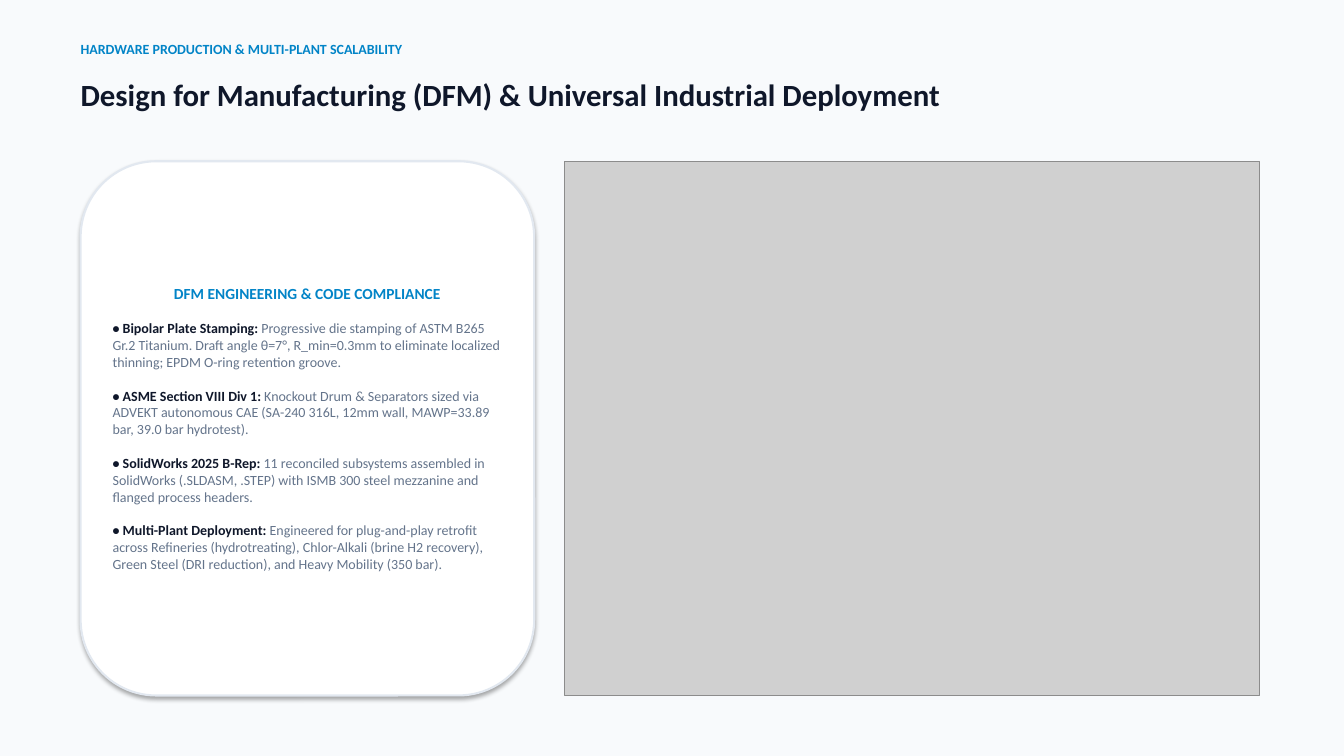
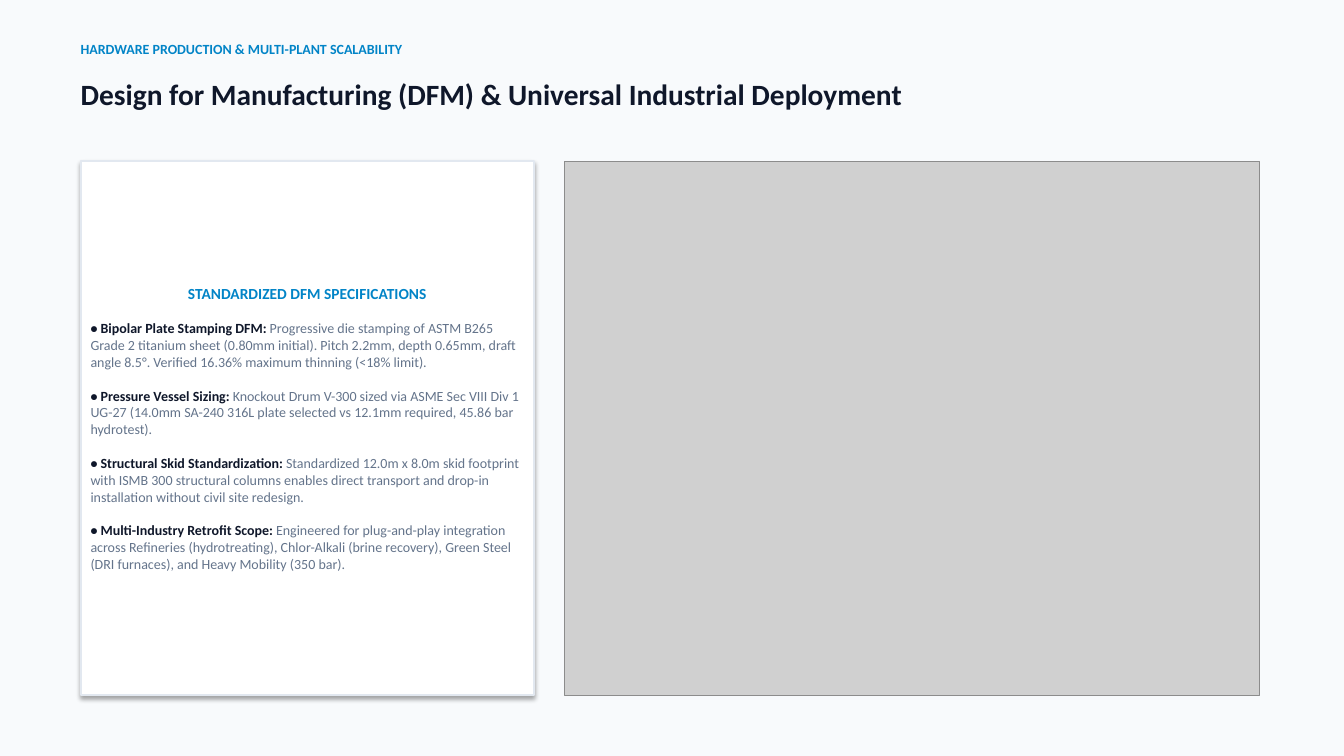
Before and after one commit to SourishSenapati/GreenH2-ML-DT-Revision, a slide deck: slide 13 of presentation/Green_Hydrogen_ML_Presentation.pptx (slide 12 before the commit). Drawn at 1344x756 pixels with LibreOffice and Linux fonts; fonts in the diff are those of the drawing; grey boxes stand for pictures. Boxes give left, top, right and bottom in pixels: in the first picture for what was removed or moved away, otherwise in the second. Text is boxed around its words. In the diff, an @@ line names an element or a change of style, - is before the commit and + after.

Commit message:
feat(deck & docs): harmonize 20-slide presentation deck with website theme and update README with 13-model 3D CAD suite

```diff
--- a/presentation/Green_Hydrogen_ML_Presentation.pptx
+++ b/presentation/Green_Hydrogen_ML_Presentation.pptx
@@ text "Design for Manufacturing (DFM) & ..." at [81, 83, 901, 110]: size 22 to 21 pt @@
@@ rectangle "STANDARDIZED DFM SPECIFICATIONS" at [81, 161, 534, 696]: rounded rectangle to rectangle @@
@@ text in rectangle at [91, 289, 519, 571]: text changed @@
-DFM ENGINEERING & CODE COMPLIANCE
-• Bipolar Plate Stamping: Progressive die stamping of ASTM B265 Gr.2 Titanium. Draft angle θ=7°, R_min=0.3mm to eliminate localized thinning; EPDM O-ring retention groove.
-• ASME Section VIII Div 1: Knockout Drum & Separators sized via ADVEKT autonomous CAE (SA-240 316L, 12mm wall, MAWP=33.89 bar, 39.0 bar hydrotest).
-• SolidWorks 2025 B-Rep: 11 reconciled subsystems assembled in SolidWorks (.SLDASM, .STEP) with ISMB 300 steel mezzanine and flanged process headers.
-• Multi-Plant Deployment: Engineered for plug-and-play retrofit across Refineries (hydrotreating), Chlor-Alkali (brine H2 recovery), Green Steel (DRI reduction), and Heavy Mobility (350 bar).
+STANDARDIZED DFM SPECIFICATIONS
+• Bipolar Plate Stamping DFM: Progressive die stamping of ASTM B265 Grade 2 titanium sheet (0.80mm initial). Pitch 2.2mm, depth 0.65mm, draft angle 8.5°. Verified 16.36% maximum thinning (<18% limit).
+• Pressure Vessel Sizing: Knockout Drum V-300 sized via ASME Sec VIII Div 1 UG-27 (14.0mm SA-240 316L plate selected vs 12.1mm required, 45.86 bar hydrotest).
+• Structural Skid Standardization: Standardized 12.0m x 8.0m skid footprint with ISMB 300 structural columns enables direct transport and drop-in installation without civil site redesign.
+• Multi-Industry Retrofit Scope: Engineered for plug-and-play integration across Refineries (hydrotreating), Chlor-Alkali (brine recovery), Green Steel (DRI furnaces), and Heavy Mobility (350 bar).
```
Also in this commit, not shown: 2 other slides changed, 17 slides added, 12 slides removed, 4 other files.
